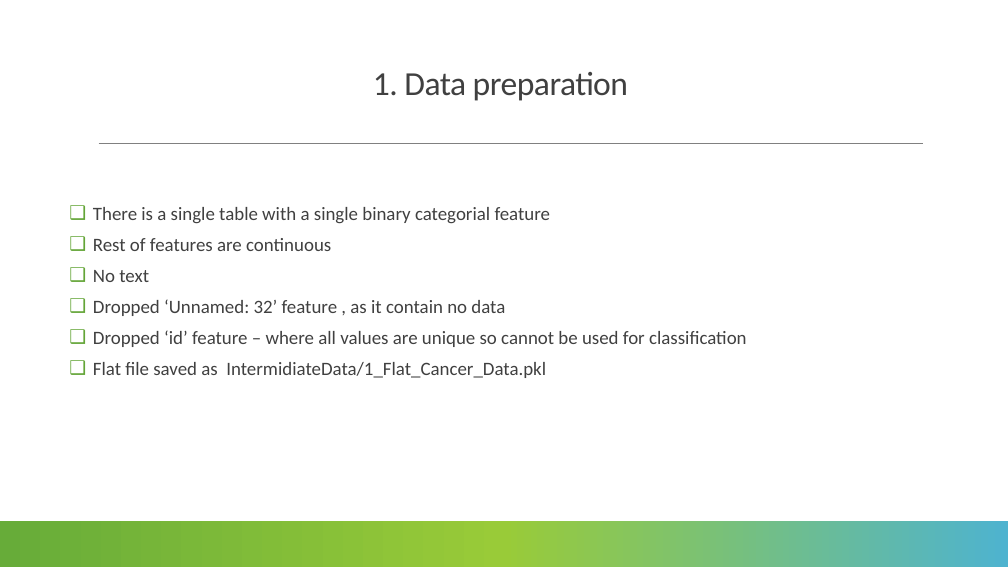
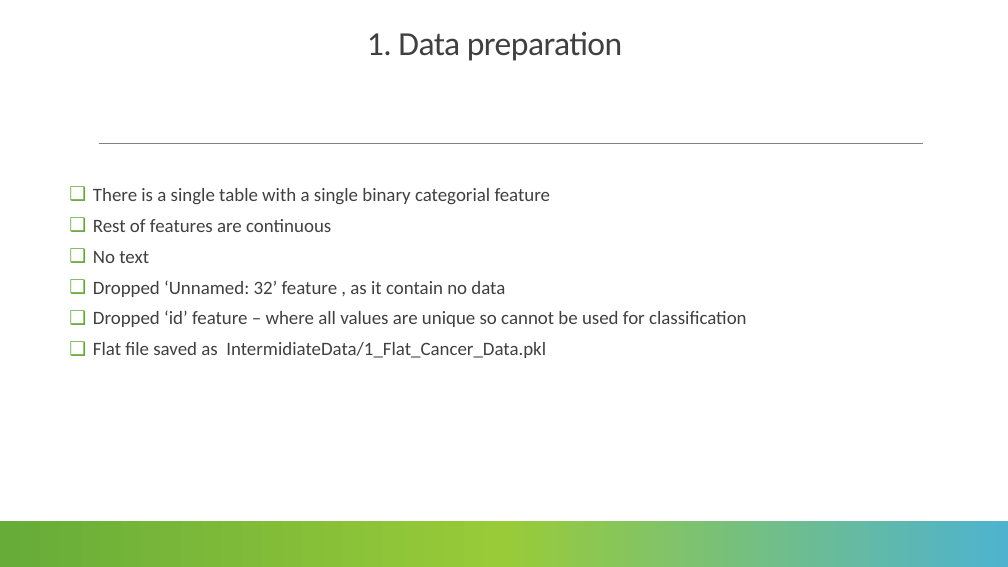
Before and after one commit to lmanov1/CancerPrediction, a slide deck: slide 5 of PROJECT_PRESENTATION.pptx. Drawn at 1008x567 pixels with LibreOffice and Linux fonts; fonts in the diff are those of the drawing. Boxes give left, top, right and bottom in pixels: in the first picture for what was removed or moved away, otherwise in the second. Text is boxed around its words. In the diff, an @@ line names an element or a change of style, - is before the commit and + after.

```diff
--- a/PROJECT_PRESENTATION.pptx
+++ b/PROJECT_PRESENTATION.pptx
@@ title "1. Data preparation": place and size @@
-title "1. Data preparation" at [373,72,628,101]
+title "1. Data preparation" at [367,32,622,61]
@@ text "There is a single table ...": place and size @@
-text "There is a single table ..." at [93,207,747,378]
+text "There is a single table ..." at [93,188,747,358]
```
Also in this commit, not shown: 6 other slides changed.
